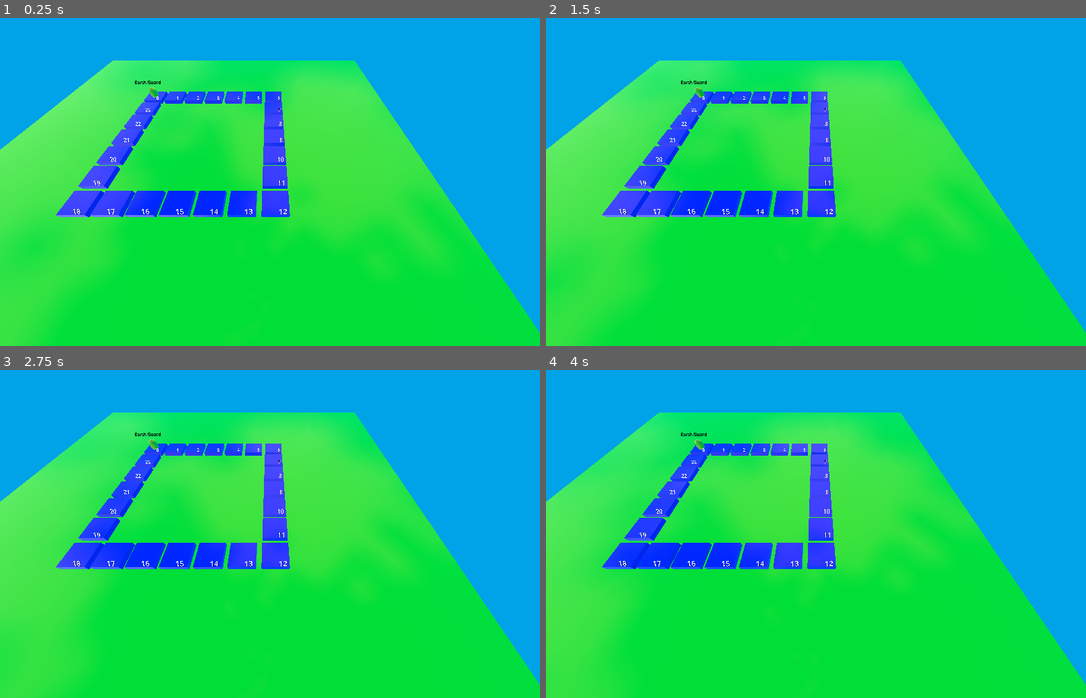
Above: before the commit, frames 1-4 (two rows, left to right).
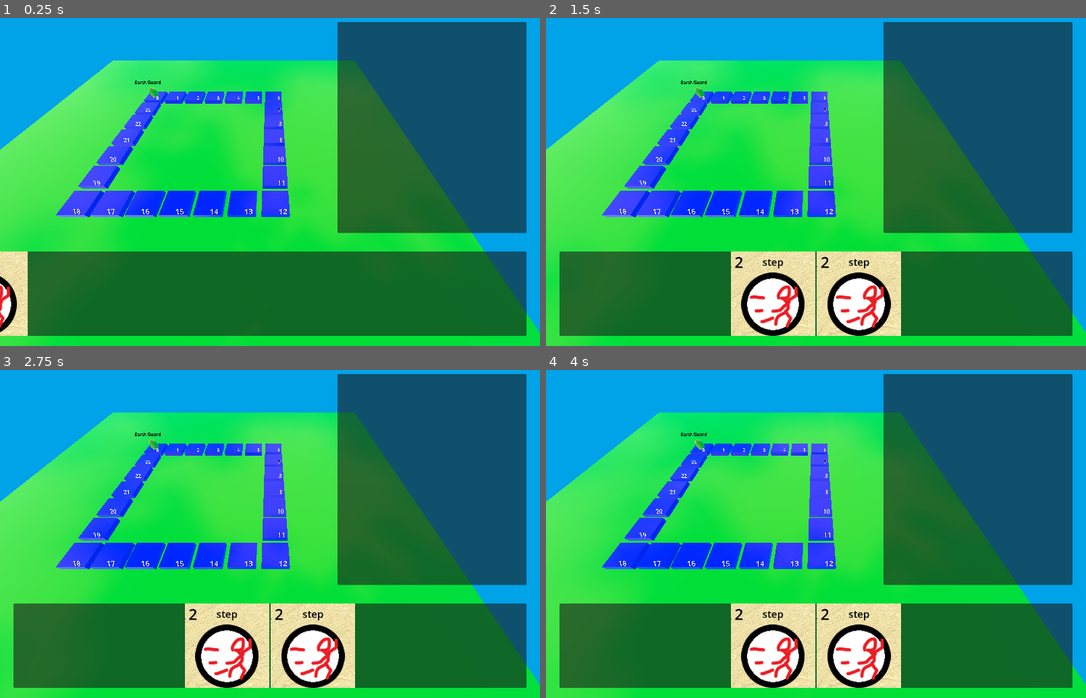
Above: after the commit, the same moments.

Repository: minicago/CruelLoop
Game: Godot game, scene res://3D/3Dworld.tscn
Two runs of this game, one before a commit and one after it. Both use one fixed random seed, a clock stepped at 60 frames per second and the inputs below. Before the commit the project starts from res://3Dworld.tscn.
Inputs (mouse positions are in pixels of both pictures, inside the frame that each line leads up to):
- Up to frame 1 (0.25 s): no input
- Up to frame 2 (1.5 s): click (637, 293) at 0.5 s, where only the run after the commit has a clickable "step"; click (859, 293) at 1.25 s, where only the run after the commit has a clickable "step"
- Up to frame 3 (2.75 s): click (226, 645) at 2 s, where only the run after the commit has a clickable "step"
- Up to frame 4 (4 s): click (859, 645) at 2.75 s, where only the run after the commit has a clickable "step"; click (772, 645) at 3.5 s, where only the run after the commit has a clickable "step"

The runs differ from the first frame. In frame 1, 48% of the frame differs, in the area x 0-98%, y 1-97%; in frame 2, 47%; in frame 3, 47%; in frame 4, 47%.

Commit message:
card UI init

Diff:
--- /dev/null
+++ b/2D/2D.tscn
@@ -0,0 +1,29 @@
+[gd_scene load_steps=4 format=3 uid="uid://bav7bgbysdakh"]
+
+[ext_resource type="Script" path="res://2D/global.gd" id="1_55o2q"]
+[ext_resource type="Script" path="res://2D/game.gd" id="1_fkqu0"]
+[ext_resource type="PackedScene" uid="uid://d7jeml1ptejx" path="res://2D/card/card_pannel.tscn" id="2_30w3p"]
+
+[node name="Control" type="Control"]
+layout_mode = 3
+anchors_preset = 0
+offset_right = 40.0
+offset_bottom = 40.0
+script = ExtResource("1_fkqu0")
+
+[node name="info_pannel" type="Panel" parent="."]
+layout_mode = 0
+offset_left = 800.0
+offset_top = 32.0
+offset_right = 1248.0
+offset_bottom = 532.0
+
+[node name="card_pannel" parent="." instance=ExtResource("2_30w3p")]
+layout_mode = 0
+offset_left = 32.0
+offset_top = 576.0
+offset_right = 1248.0
+offset_bottom = 776.0
+
+[node name="Global" type="Node" parent="."]
+script = ExtResource("1_55o2q")
--- /dev/null
+++ b/2D/card/card.gd
@@ -0,0 +1,41 @@
+extends TextureButton
+class_name Card_UI
+
+@onready var image = $Image
+@onready var nameLabel = $NameLabel
+@onready var OPLabel = $OPLabel
+var dic : Dictionary
+
+const speed = 1000.0
+
+var destion : Vector2
+
+func load_dic(id):
+
+	dic = Global.card_list[id]
+	nameLabel.text = dic["name"]
+	OPLabel.text = str(int(dic["OP"]))
+	image.texture = load("res://resource/card/image/"+dic["file_name"]+".png")
+
+
+
+# Called when the node enters the scene tree for the first time.
+func _ready() -> void:
+	pass # Replace with function body.
+
+
+# Called every frame. 'delta' is the elapsed time since the previous frame.
+func move_process(delta):
+	if position != destion :
+		if (destion - position).length() < speed * delta :
+			position = destion
+			if(position.y <= -1000) : get_parent().remove_child(self)
+		else :
+			position += (destion - position).normalized() * speed * delta
+
+func move_to(pos):
+	destion = pos
+
+func _process(delta: float) -> void:
+	move_process(delta)
+	pass
--- /dev/null
+++ b/2D/card/card.tscn
@@ -0,0 +1,43 @@
+[gd_scene load_steps=5 format=3 uid="uid://cwi7rf0pfqdpr"]
+
+[ext_resource type="Texture2D" uid="uid://bpg2iwbjowwfm" path="res://2D/card/card_background.png" id="1_4vjue"]
+[ext_resource type="Script" path="res://2D/card/card.gd" id="2_vemtd"]
+
+[sub_resource type="LabelSettings" id="LabelSettings_50oy6"]
+font_size = 24
+font_color = Color(0, 0, 0, 1)
+
+[sub_resource type="LabelSettings" id="LabelSettings_6kqn3"]
+resource_local_to_scene = true
+font_size = 36
+font_color = Color(0, 0, 0, 1)
+
+[node name="Card" type="TextureButton"]
+texture_normal = ExtResource("1_4vjue")
+script = ExtResource("2_vemtd")
+
+[node name="Image" type="TextureRect" parent="."]
+layout_mode = 0
+offset_left = 25.0
+offset_top = 50.0
+offset_right = 175.0
+offset_bottom = 200.0
+expand_mode = 1
+
+[node name="NameLabel" type="Label" parent="."]
+layout_mode = 0
+offset_right = 200.0
+offset_bottom = 50.0
+text = "?"
+label_settings = SubResource("LabelSettings_50oy6")
+horizontal_alignment = 1
+vertical_alignment = 1
+
+[node name="OPLabel" type="Label" parent="."]
+layout_mode = 0
+offset_right = 40.0
+offset_bottom = 39.0
+text = "?"
+label_settings = SubResource("LabelSettings_6kqn3")
+horizontal_alignment = 1
+vertical_alignment = 1
--- /dev/null
+++ b/2D/card/card_pannel.gd
@@ -0,0 +1,33 @@
+extends Panel
+class_name Card_Pannel
+
+@onready var hBox = $HBoxContainer
+
+var puppets : Dictionary
+
+func add_card(card):
+	var puppet = preload("res://2D/card/puppet.tscn").instantiate()
+	puppets[card] = puppet
+	#puppet.visible = false
+	hBox.add_child(puppet)
+	card.position.x = -400
+	add_child(card)
+
+
+func remove_card(card):
+	hBox.remove_child(puppets[card])
+	puppets.erase(card)
+	card.move_to(Vector2(card.position.x,-2000))
+	#remove_child(card)
+
+
+# Called when the node enters the scene tree for the first time.
+func _ready() -> void:
+	pass # Replace with function body.
+
+
+# Called every frame. 'delta' is the elapsed time since the previous frame.
+func _process(delta: float) -> void:
+	for card in puppets:
+		card.move_to(puppets[card].position)
+	pass
--- /dev/null
+++ b/2D/card/card_pannel.tscn
@@ -0,0 +1,14 @@
+[gd_scene load_steps=2 format=3 uid="uid://d7jeml1ptejx"]
+
+[ext_resource type="Script" path="res://2D/card/card_pannel.gd" id="1_q58pc"]
+
+[node name="card_pannel" type="Panel"]
+offset_right = 1216.0
+offset_bottom = 200.0
+script = ExtResource("1_q58pc")
+
+[node name="HBoxContainer" type="HBoxContainer" parent="."]
+layout_mode = 0
+offset_right = 1216.0
+offset_bottom = 200.0
+alignment = 1
--- /dev/null
+++ b/2D/card/puppet.tscn
@@ -0,0 +1,9 @@
+[gd_scene load_steps=2 format=3 uid="uid://bdkcci3mn5b5s"]
+
+[ext_resource type="Texture2D" uid="uid://bpg2iwbjowwfm" path="res://2D/card/card_background.png" id="1_ty14n"]
+
+[node name="Control" type="TextureRect"]
+modulate = Color(1, 1, 1, 0)
+offset_right = 200.0
+offset_bottom = 200.0
+texture = ExtResource("1_ty14n")
--- /dev/null
+++ b/2D/game.gd
@@ -0,0 +1,33 @@
+extends Control
+class_name Game
+
+@onready var cardPannel = $card_pannel
+
+# Called when the node enters the scene tree for the first time.
+func _ready() -> void:
+	pass # Replace with function body.
+
+func add_card_to_hand(id):
+	var card = preload("res://2D/card/card.tscn").instantiate()
+	cardPannel.add_card(card)
+	card.load_dic(id)
+	return card
+
+# Called every frame. 'delta' is the elapsed time since the previous frame.
+var flag = false
+var flag2 = false
+var x
+func _process(delta: float) -> void:
+	if not flag :
+		flag = true
+
+
+
+		x = add_card_to_hand("1")
+		add_card_to_hand("1")
+
+	if Time.get_ticks_msec() > 20000 and not flag2:
+		flag2 = true
+		cardPannel.remove_card(x)
+
+	pass
--- /dev/null
+++ b/2D/global.gd
@@ -0,0 +1,55 @@
+extends Node
+class_name Global
+
+static var player_pos = 0
+static var vp = 0
+
+class Card :
+	var tscn
+	var id
+
+class Build :
+	var tscn
+	var id
+
+static var card_list : Dictionary
+
+static var deck : Array[Card]
+static var hand : Array[Card]
+static var build : Array[Array]
+
+static func save_to_file(path, content):
+	var file = FileAccess.open(path, FileAccess.WRITE)
+	file.store_string(content)
+
+static func load_from_file(path : String):
+	var file = FileAccess.open(path, FileAccess.READ)
+	var content = file.get_as_text()
+	return content
+
+static func load_json(path, list) :
+	var dir = DirAccess.open(path)
+	if dir:
+		dir.list_dir_begin()
+		var file_name = dir.get_next()
+		while file_name != "":
+			if not dir.current_is_dir():
+				var str = load_from_file(path + '/' + file_name)
+				var dic = JSON.parse_string(str)
+				dic["file_name"] = file_name.get_slice(".",0)
+				list[dic.get("id",0)] = dic
+
+				print(str(dic.get("id",0)) + " loaded")
+
+			else : load_json(path + '/' + file_name, list)
+
+			file_name = dir.get_next()
+	else:
+		print("An error occurred when trying to access the path.")
+
+
+static func _static_init() -> void:
+	print("load card")
+	load_json("res://resource/card/json", card_list)
+	print(card_list)
+	pass
--- a/3Dworld.tscn
+++ b/3D/3Dworld.tscn
@@ -1,9 +1,10 @@
-[gd_scene load_steps=8 format=3 uid="uid://5cyd24x7r7sm"]
+[gd_scene load_steps=9 format=3 uid="uid://5cyd24x7r7sm"]
 
-[ext_resource type="Texture2D" uid="uid://drd25bk8xekbb" path="res://environment/sky.png" id="1_k6hbn"]
-[ext_resource type="PackedScene" uid="uid://b0o6ycttgo6eg" path="res://table/table.tscn" id="1_lf2qv"]
-[ext_resource type="Script" path="res://environment/sky_rotate.gd" id="2_al8g4"]
-[ext_resource type="Script" path="res://environment/light_rotate.gd" id="4_t17j1"]
+[ext_resource type="Texture2D" uid="uid://drd25bk8xekbb" path="res://3D/environment/sky.png" id="1_k6hbn"]
+[ext_resource type="PackedScene" uid="uid://b0o6ycttgo6eg" path="res://3D/table/table.tscn" id="1_lf2qv"]
+[ext_resource type="PackedScene" uid="uid://bav7bgbysdakh" path="res://2D/2D.tscn" id="1_qgote"]
+[ext_resource type="Script" path="res://3D/environment/sky_rotate.gd" id="2_al8g4"]
+[ext_resource type="Script" path="res://3D/environment/light_rotate.gd" id="4_t17j1"]
 
 [sub_resource type="PanoramaSkyMaterial" id="PanoramaSkyMaterial_qufiq"]
 panorama = ExtResource("1_k6hbn")
@@ -16,6 +17,8 @@
 sky = SubResource("Sky_5cly0")
 
 [node name="3Dworld" type="Node3D"]
+
+[node name="Control" parent="." instance=ExtResource("1_qgote")]
 
 [node name="Table" parent="." instance=ExtResource("1_lf2qv")]
 
--- a/table/block/block.tscn
+++ b/3D/table/block/block.tscn
@@ -1,7 +1,7 @@
 [gd_scene load_steps=6 format=3 uid="uid://lwi6oebxd16"]
 
-[ext_resource type="Script" path="res://table/block/block.gd" id="1_fgrcy"]
-[ext_resource type="Shader" path="res://shader/simplecolor.gdshader" id="1_qba2w"]
+[ext_resource type="Script" path="res://3D/table/block/block.gd" id="1_fgrcy"]
+[ext_resource type="Shader" path="res://3D/shader/simplecolor.gdshader" id="1_qba2w"]
 
 [sub_resource type="BoxMesh" id="BoxMesh_ys1af"]
 size = Vector3(5, 1, 5)
--- a/table/game/game.tscn
+++ b/3D/table/game/game.tscn
@@ -1,7 +1,7 @@
 [gd_scene load_steps=3 format=3 uid="uid://tbmxh38ayeq3"]
 
-[ext_resource type="Script" path="res://table/game/game_control.gd" id="1_ibh6u"]
-[ext_resource type="PackedScene" uid="uid://cput3nexwqjcw" path="res://table/player/player.tscn" id="2_cdh4q"]
+[ext_resource type="Script" path="res://3D/table/game/game_control.gd" id="1_ibh6u"]
+[ext_resource type="PackedScene" uid="uid://cput3nexwqjcw" path="res://3D/table/player/player.tscn" id="2_cdh4q"]
 
 [node name="game_control" type="Node3D"]
 transform = Transform3D(1, 0, 0, 0, 1, 0, 0, 0, 1, -20, 1.5, -20)
--- a/table/game/game_control.gd
+++ b/3D/table/game/game_control.gd
@@ -1,12 +1,12 @@
 extends Node3D
 class_name GameControl
 
-var blockTscn = preload("res://table/block/block.tscn")
+var blockTscn = preload("res://3D/table/block/block.tscn")
 var blocks : Array[Block]
 
 @onready var player = $player
 static var animePlaying = false
-var action_list : Array[Dictionary]
+static var action_list : Array[Dictionary]
 
 func block_ready():
 	blocks.resize(24)
@@ -52,13 +52,15 @@
 
 	pass
 
+static func player_walk_to(num):
+	action_list.push_back({"type":"player_move","num":num})
 
 # Called every frame. 'delta' is the elapsed time since the previous frame.
 func click_process(delta):
 	if Input.is_action_just_pressed("click"):
 		for i in range(0, 24):
 			if blocks[i].focused :
-				action_list.push_back({"type":"player_move","num":i})
+				player_walk_to(i)
 
 func play_anime():
 	animePlaying = true
@@ -66,7 +68,7 @@
 		"player_move":
 			mov_player_to(action_list[0].get("num",0))
 		"unknown":
-			print("unknown anime type error!")
+			print("Error: unknown anime type")
 	action_list.pop_front()
 
 
--- a/table/player/player.tscn
+++ b/3D/table/player/player.tscn
@@ -1,7 +1,7 @@
 [gd_scene load_steps=6 format=3 uid="uid://cput3nexwqjcw"]
 
-[ext_resource type="Script" path="res://table/player/player.gd" id="1_45ce5"]
-[ext_resource type="Shader" path="res://shader/simplecolor.gdshader" id="2_vojlb"]
+[ext_resource type="Script" path="res://3D/table/player/player.gd" id="1_45ce5"]
+[ext_resource type="Shader" path="res://3D/shader/simplecolor.gdshader" id="2_vojlb"]
 
 [sub_resource type="CapsuleMesh" id="CapsuleMesh_chvqi"]
 radius = 1.0
--- a/table/table.tscn
+++ b/3D/table/table.tscn
@@ -1,7 +1,7 @@
 [gd_scene load_steps=5 format=3 uid="uid://b0o6ycttgo6eg"]
 
-[ext_resource type="Shader" path="res://shader/simplecolor.gdshader" id="1_lx51t"]
-[ext_resource type="PackedScene" uid="uid://tbmxh38ayeq3" path="res://table/game/game.tscn" id="2_pe6g5"]
+[ext_resource type="Shader" path="res://3D/shader/simplecolor.gdshader" id="1_lx51t"]
+[ext_resource type="PackedScene" uid="uid://tbmxh38ayeq3" path="res://3D/table/game/game.tscn" id="2_pe6g5"]
 
 [sub_resource type="BoxMesh" id="BoxMesh_ys1af"]
 size = Vector3(100, 1, 100)
--- a/project.godot
+++ b/project.godot
@@ -11,7 +11,7 @@
 [application]
 
 config/name="CruelLoop"
-run/main_scene="res://3Dworld.tscn"
+run/main_scene="res://3D/3Dworld.tscn"
 config/features=PackedStringArray("4.3", "GL Compatibility")
 config/icon="res://icon.svg"
 
--- /dev/null
+++ b/resource/card/json/step.json
@@ -0,0 +1,6 @@
+{
+	"id" : "1",
+	"OP" : 2,
+	"name" : "step",
+	"type" : "Event",
+}
Binary file added: 2D/card/card_background.png
Not shown, changed: 2D/card/card_background.png.import
Renamed: environment/light_rotate.gd -> 3D/environment/light_rotate.gd
Renamed: environment/sky.png -> 3D/environment/sky.png
Not shown, added: 3D/environment/sky.png.import
Renamed: environment/sky_rotate.gd -> 3D/environment/sky_rotate.gd
Renamed: shader/simplecolor.gdshader -> 3D/shader/simplecolor.gdshader
Renamed: table/block/block.gd -> 3D/table/block/block.gd
Renamed: table/player/player.gd -> 3D/table/player/player.gd
Binary file added: resource/card/image/step.png
Not shown, added: resource/card/image/step.png.import
